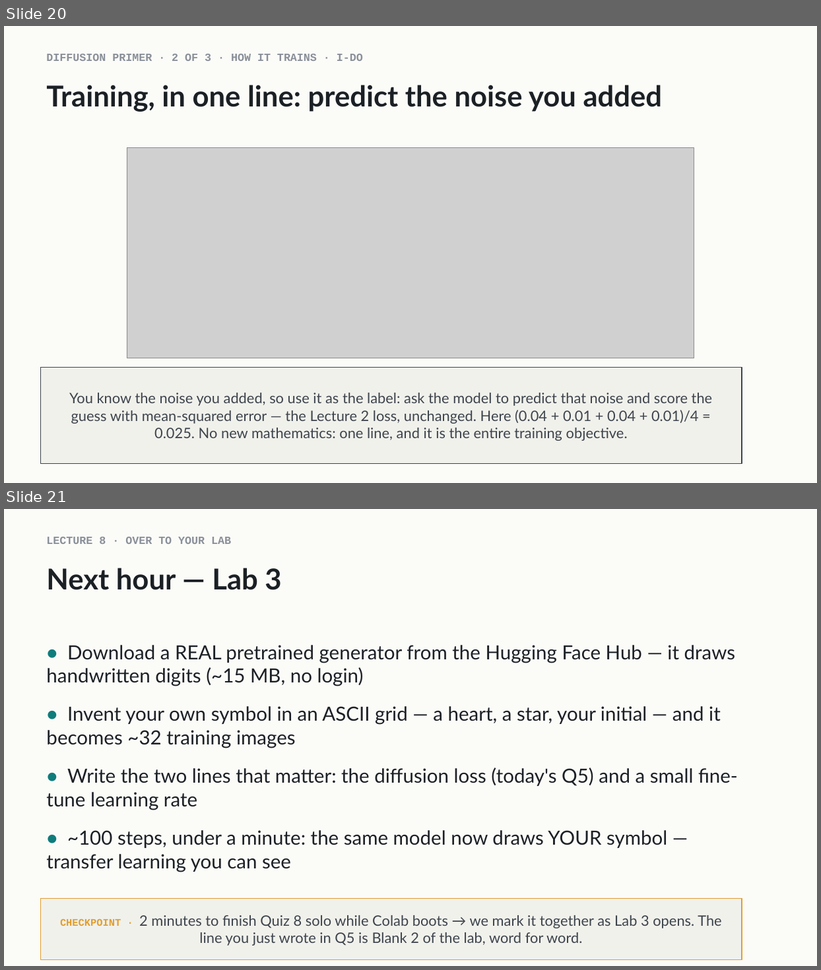
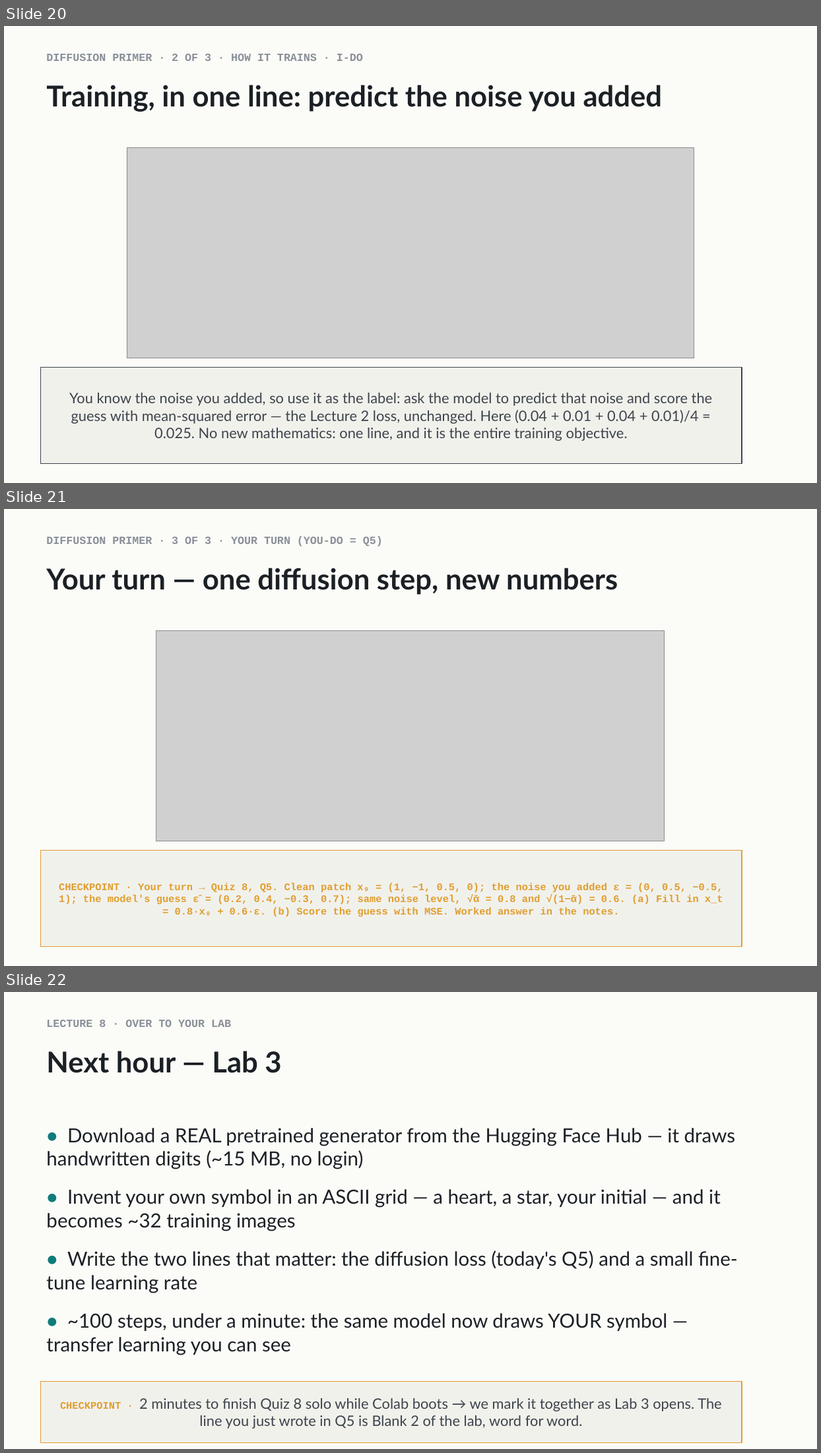
Before and after one commit to indigobio/msacl_dl_course, a slide deck: slides/pptx/lecture08_transformer.pptx. Shown one above the other, each under a label of ours: slides 20 and 21 before the commit, slides 20, 21 and 22 after it. The pictures are 821x970 and 821x1453 pixels, drawn with LibreOffice and Linux fonts; fonts in the diff are those of the drawing; grey boxes stand for pictures. Boxes give left, top, right and bottom in pixels: in the first picture for what was removed or moved away, otherwise in the second. Text is boxed around its words. In the diff, an @@ line names an element or a change of style, - is before the commit and + after.

Commit message:
no-mistakes(review): add lecture 8 diffusion you-do slide, fix stale quiz refs

```diff
--- a/slides/pptx/lecture08_transformer.pptx
+++ b/slides/pptx/lecture08_transformer.pptx
@@ slide 21 added at [4, 509, 817, 966], background #FBFBF8 @@
@@ text added at [46, 536, 383, 547], 13 pt, text #8A9099, bold @@
+DIFFUSION PRIMER · 3 OF 3 · YOUR TURN (YOU-DO = Q5)
@@ text added at [46, 568, 618, 595], 34 pt, text #1B2025, bold @@
+Your turn — one diffusion step, new numbers
@@ picture added at [156, 631, 665, 842] @@
@@ rectangle added at [40, 851, 742, 947], fill #F1F1EC, outline #E09E2F 1 pt, 12 pt, text #E09E2F, bold @@
+CHECKPOINT · Your turn → Quiz 8, Q5. Clean patch x₀ = (1, −1, 0.5, 0); the noise you added ε = (0, 0.5, −0.5, 1); the model's guess ε̂ = (0.2, 0.4, −0.3, 0.7); same noise level, √ᾱ = 0.8 and √(1−ᾱ) = 0.6. (a) Fill in x_t = 0.8·x₀ + 0.6·ε. (b) Score the guess with MSE. Worked answer in the notes.
@@ what was slide 21 is now slide 22 @@
```
Also in this commit, not shown: 1 slide changed, 5 other files.
